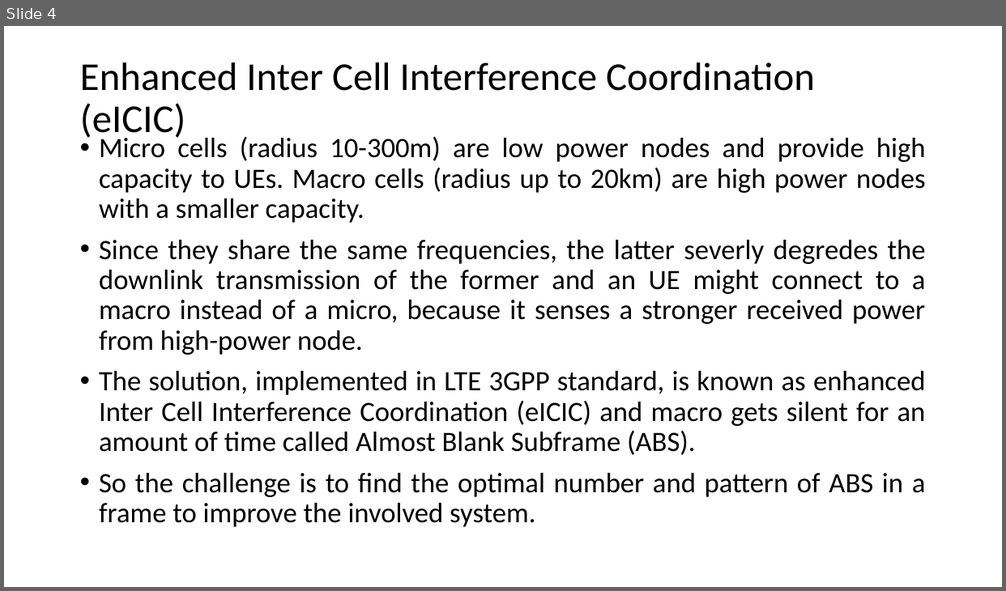
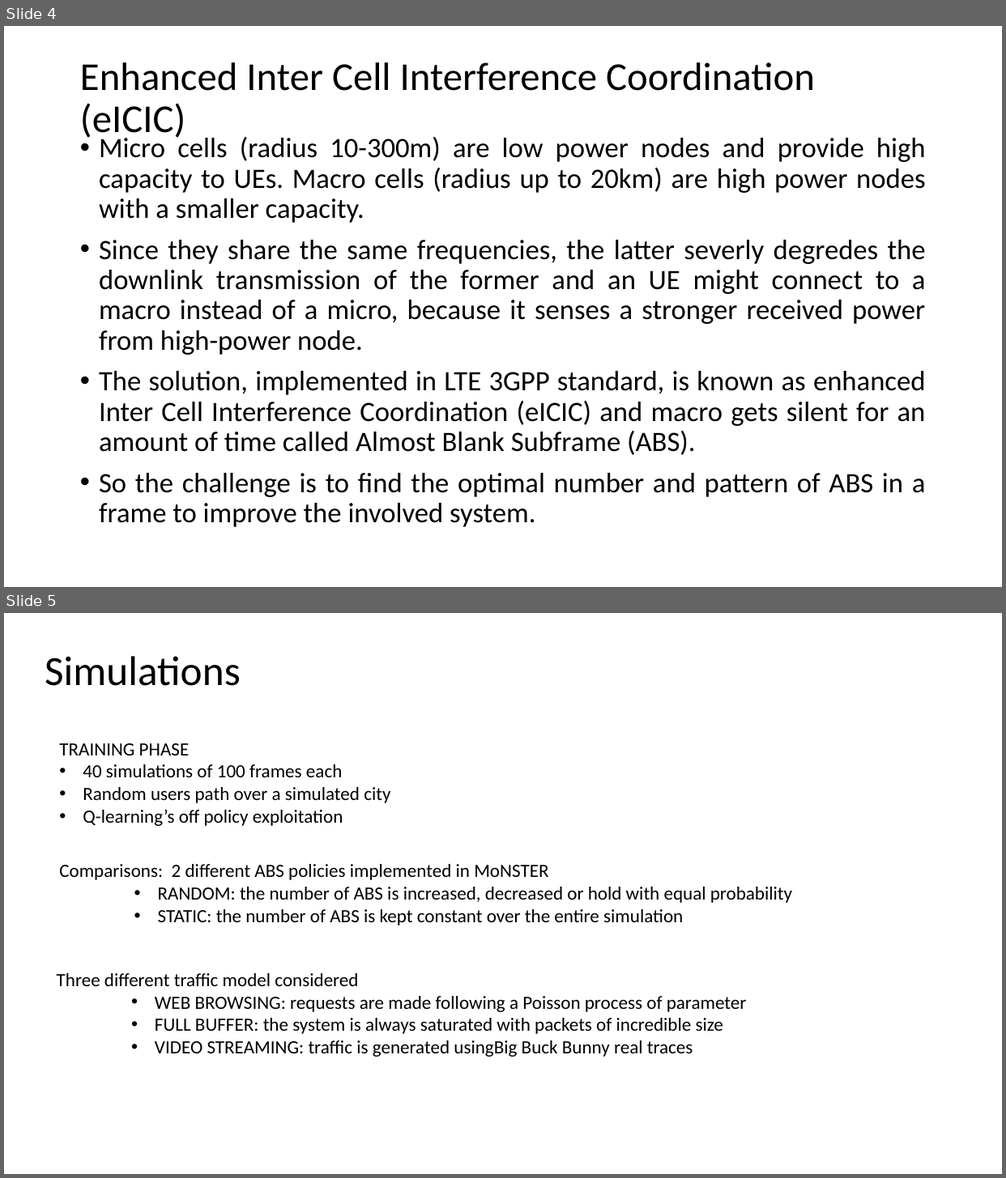
Before and after one commit to marcantonio14/Latex-writing, a slide deck: Self-Organizing Networks in LTE.pptx. Shown one above the other, each under a label of ours: slide 4 before the commit, slides 4 and 5 after it. The pictures are 1006x591 and 1006x1178 pixels, drawn with LibreOffice and Linux fonts; fonts in the diff are those of the drawing. Boxes give left, top, right and bottom in pixels: in the first picture for what was removed or moved away, otherwise in the second. Text is boxed around its words. In the diff, an @@ line names an element or a change of style, - is before the commit and + after.

```diff
--- a/Self-Organizing Networks in LTE.pptx
+++ b/Self-Organizing Networks in LTE.pptx
@@ slide 5 added at [4, 613, 1002, 1174], background #FFFFFF @@
@@ text added at [44, 656, 241, 686], 40 pt, text #000000 @@
+Simulations
@@ text added at [59, 743, 390, 826], 18 pt, text #000000 @@
+TRAINING PHASE
+• 40 simulations of 100 frames each
+• Random users path over a simulated city
+• Q-learning’s off policy exploitation
@@ text added at [59, 864, 792, 926], 18 pt, text #000000 @@
+Comparisons: 2 different ABS policies implemented in MoNSTER
+    • RANDOM: the number of ABS is increased, decreased or hold with equal probability
+    • STATIC: the number of ABS is kept constant over the entire simulation
@@ text added at [57, 973, 747, 1057], 18 pt, text #000000 @@
+Three different traffic model considered
+    • WEB BROWSING: requests are made following a Poisson process of parameter
+    • FULL BUFFER: the system is always saturated with packets of incredible size
+    • VIDEO STREAMING: traffic is generated usingBig Buck Bunny real traces
```
Also in this commit, not shown: 4 other slides added, 1 other file.
